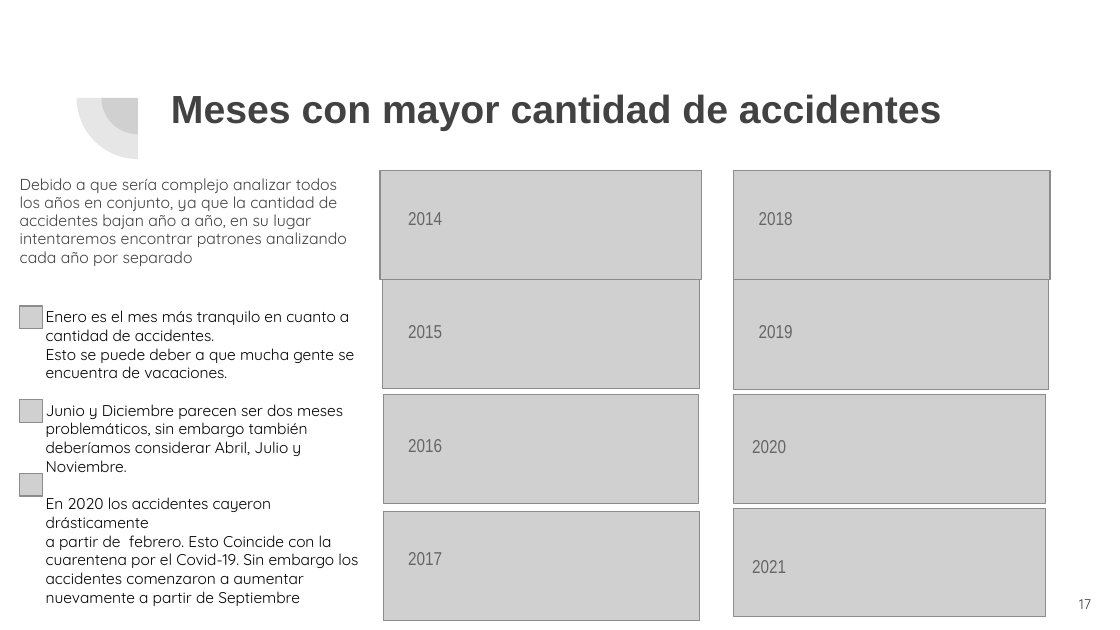
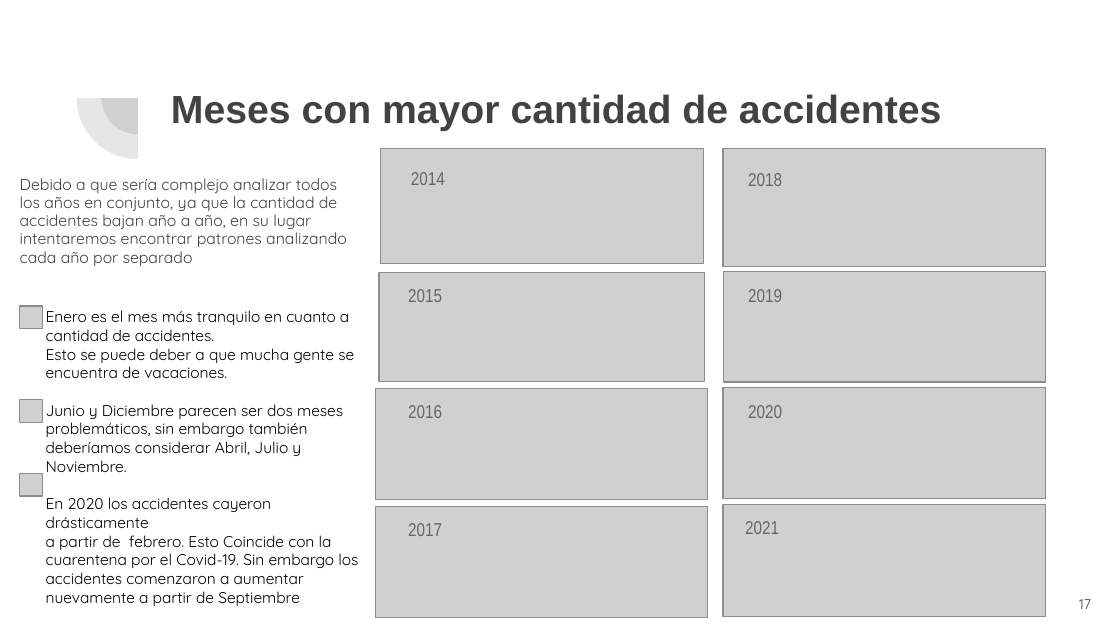
Before and after one commit to pbravi/datascience, a slide deck: slide 17 of ProyectoFinal/Intervenciones de Seguridad Vial.pptx. Drawn at 1120x630 pixels with LibreOffice and Linux fonts; fonts in the diff are those of the drawing; grey boxes stand for pictures. Boxes give left, top, right and bottom in pixels: in the first picture for what was removed or moved away, otherwise in the second. Text is boxed around its words. In the diff, an @@ line names an element or a change of style, - is before the commit and + after.

```diff
--- a/ProyectoFinal/Intervenciones de Seguridad Vial.pptx
+++ b/ProyectoFinal/Intervenciones de Seguridad Vial.pptx
@@ picture: place and size @@
-picture at (380,170,701,279)
+picture at (381,148,703,263)
@@ picture: place and size @@
-picture at (734,170,1051,279)
+picture at (724,148,1046,267)
@@ text "2014": place and size @@
-text "2014" at (408,212,442,225)
+text "2014" at (411,172,445,185)
@@ text "2018": place and size @@
-text "2018" at (759,212,793,225)
+text "2018" at (748,173,782,186)
@@ picture: place and size @@
-picture at (382,280,699,389)
+picture at (379,272,704,382)
@@ text "2015": place and size @@
-text "2015" at (408,325,442,338)
+text "2015" at (408,289,442,302)
@@ picture: place and size @@
-picture at (734,280,1048,390)
+picture at (724,272,1046,383)
@@ text "2019": place and size @@
-text "2019" at (759,325,793,338)
+text "2019" at (748,289,782,302)
@@ picture: place and size @@
-picture at (383,394,698,503)
+picture at (376,389,708,501)
@@ text "2016": place and size @@
-text "2016" at (408,439,442,452)
+text "2016" at (408,405,442,418)
@@ picture: place and size @@
-picture at (734,394,1045,503)
+picture at (724,388,1046,498)
@@ text "2020": place and size @@
-text "2020" at (752,440,786,453)
+text "2020" at (748,405,782,418)
@@ picture: place and size @@
-picture at (383,512,700,620)
+picture at (376,506,708,617)
@@ text "2017": place and size @@
-text "2017" at (408,552,442,565)
+text "2017" at (408,523,442,536)
@@ picture: place and size @@
-picture at (734,508,1045,616)
+picture at (724,505,1046,617)
@@ text "2021": place and size @@
-text "2021" at (752,560,786,573)
+text "2021" at (745,521,779,534)
```
Also in this commit, not shown: 1 other slide changed, 2 other files.
